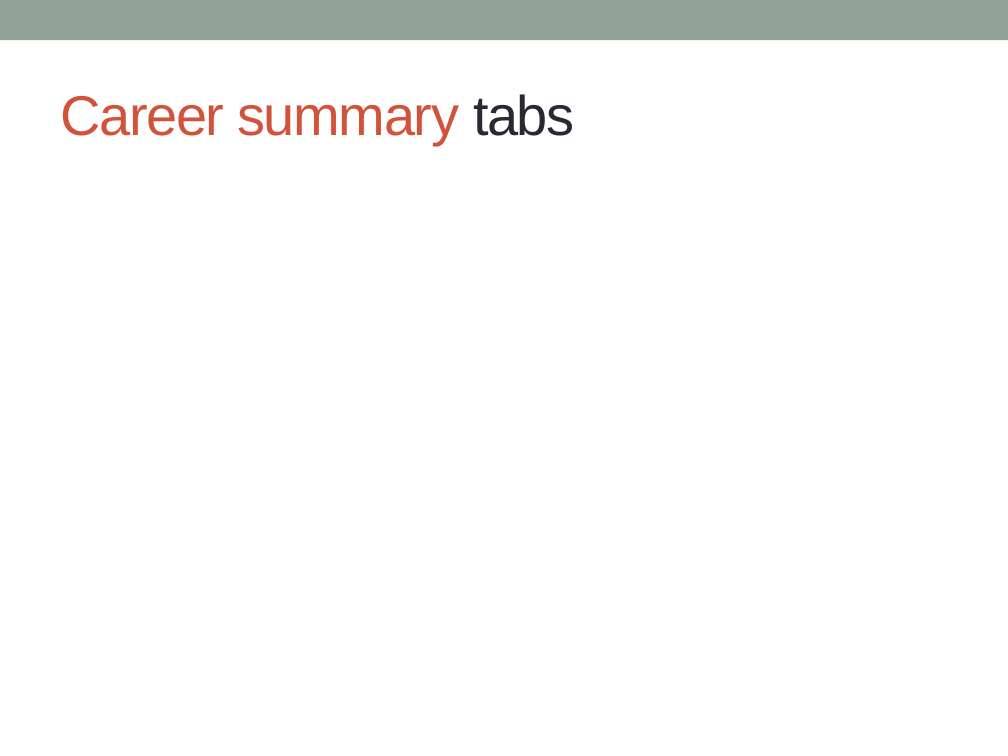
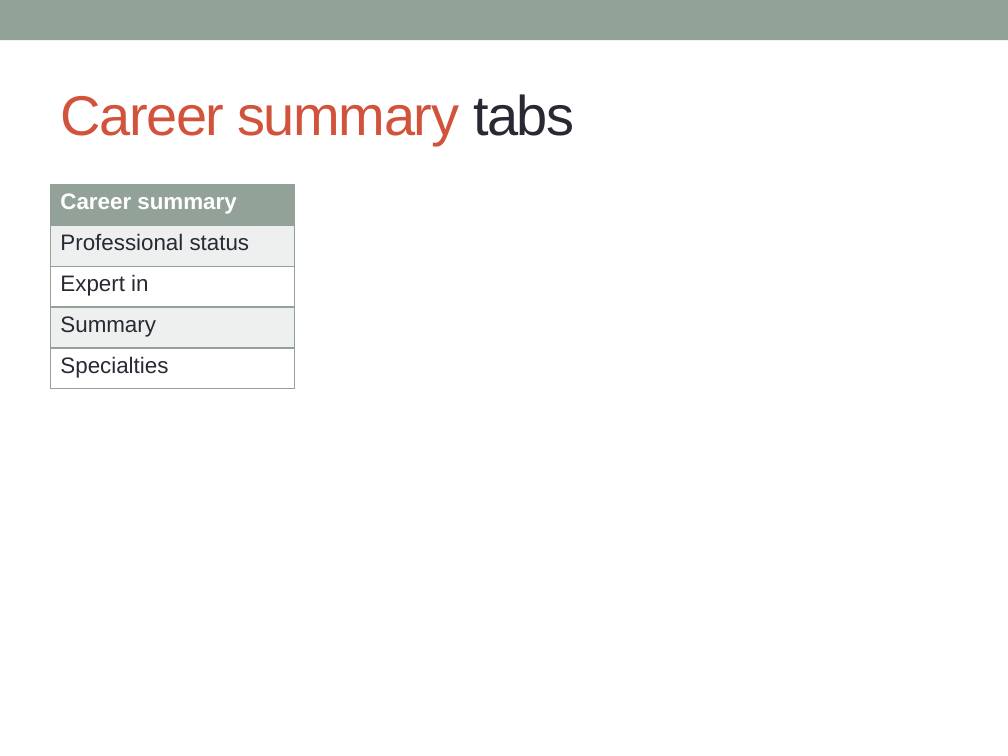
Before and after one commit to khanhduy94/jobzoom, a slide deck: slide 6 of Documents/Requirements/Job seeker Profiles Analysis.pptx. Drawn at 1008x756 pixels with LibreOffice and Linux fonts; fonts in the diff are those of the drawing. Boxes give left, top, right and bottom in pixels: in the first picture for what was removed or moved away, otherwise in the second. Text is boxed around its words. In the diff, an @@ line names an element or a change of style, - is before the commit and + after.

```diff
--- a/Documents/Requirements/Job seeker Profiles Analysis.pptx
+++ b/Documents/Requirements/Job seeker Profiles Analysis.pptx
@@ table added at <box>50,184,294,389</box>, 5 rows, 1 columns @@
+Career summary
+Professional status
+Expert in
+Summary
+Specialties
```
Also in this commit, not shown: 5 other slides changed, 2 slides added, 2 slides removed, 3 other files.
